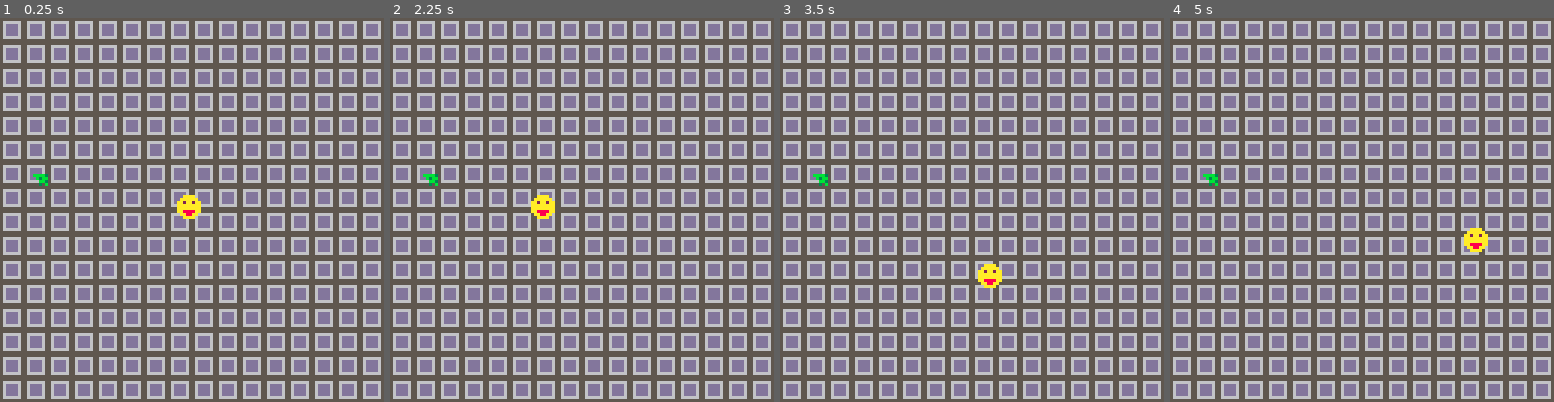
Above: before the commit, frames 1-4 (left to right).
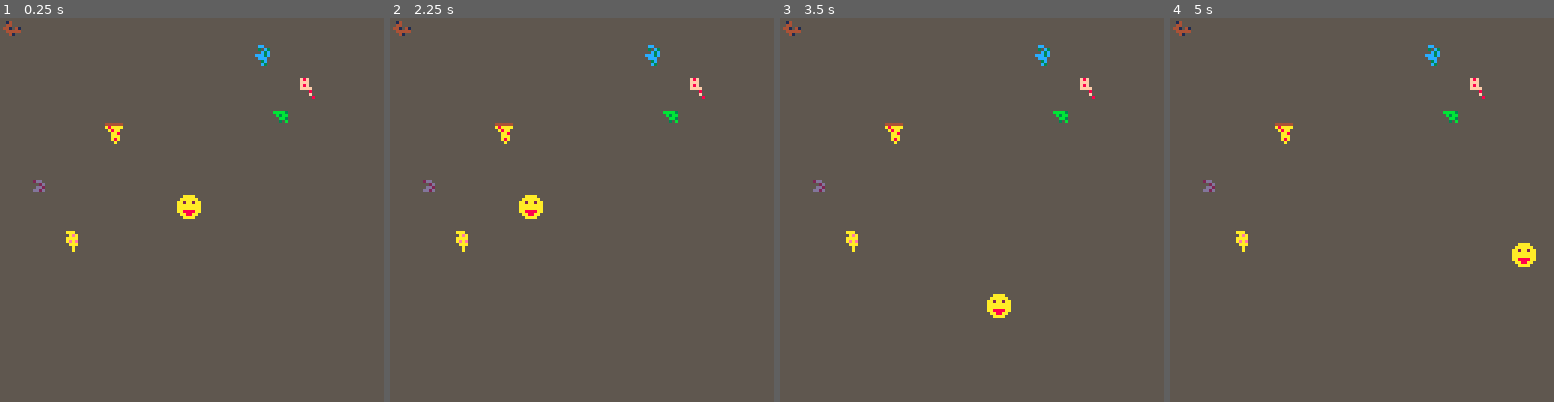
Above: after the commit, the same moments.

Repository: ParkerBacall/Shooty_Game
Game: PICO-8 cartridge shooty_game.p8
The game is run twice, just before and just after one commit, with the same random seed, the same clock (stepped at 60 frames per second) and the same inputs.
Inputs:
- Up to frame 1 (0.25 s): no input
- Up to frame 2 (2.25 s): tap O (Z key) at 0.33, 0.7, 1.43, 2.22 s; hold Left from 1.97 s (still down)
- Up to frame 3 (3.5 s): release Left at 2.37 s; hold Down 2.42-2.82 s; hold Right from 2.87 s (still down); tap O (Z key) at 3.1 s
- Up to frame 4 (5 s): release Right at 3.53 s; hold Up 3.58-4.08 s; tap O (Z key) at 3.98, 4.87 s; hold Right 4.13-4.53 s; hold Down from 4.58 s (still down)

The runs differ from the first frame. In frame 1, 57% of the frame differs, in the area x 0-100%, y 0-100%; in frame 2, 57%; in frame 3, 57%; in frame 4, 57%.

Commit message:
test background and speed

Diff:
--- a/shooty_game.p8
+++ b/shooty_game.p8
@@ -1,19 +1,22 @@
 pico-8 cartridge // http://www.pico-8.com
 version 18
 __lua__
+--update and draw
 function _update()
 	player_update()
-
+	vomit_update()
 end
 
 function _draw()
 	cls()
 	map(0,0)
 	spr(player.sp,player.x,player.y,1,1,player.flp)
-	spr(vomit.sp,vomit.x,vomit.y,1,1,player.flp)
-
+	for v in all(vomit.sp) do
+		spr(v,vomit.x[v],vomit.y[v],1,1,player.flp)
+	end
 end
 -->8
+--variables
 function _init()
 --starts first music track
 music(0)
@@ -26,13 +29,13 @@
 		h=8,
 		dx=0,
 		dy=0,
-		acc=0.5
+		acc=0.7
 	}
 
 	vomit={
-		sp=2+rnd(6),
-		x=2+ rnd(110),
-		y=2+ rnd(110),
+		sp={2,3,4,5,6,7,8},
+		x={40,90,20,34,84,7,100},
+		y={20,30,70,34,8,50,20},
 		w=8,
 		h=8,
 		dx=0,
@@ -45,6 +48,7 @@
 
 	end
 -->8
+--player update
 function player_update()
 
 	player.dx*=friction
@@ -79,14 +83,22 @@
 	player.x+=player.dx
 	player.y+=player.dy
 end
+-->8
+--vomit update
+function vomit_update()
+	vomit.dx*=friction
+	vomit.dy*=friction
+
+
+end
 __gfx__
 0000000000aaaa000000000000000000000000000000000000000000f8f000000000000055555555000000000000000000000000000000000000000000000000
-000000000aaaaaa00bbbb30000aaa0000444444000cc000000000000fff000000014000056666665000000000000000000000000000000000000000000000000
-00700700aa2aa2aa00b3bb00000aea000a8aaaa00030c30000000000f8f000000044000056dddd65000000000000000000000000000000000000000000000000
-00077000aaaaaaaa000bb30000aaaa0000a8aa00000c3c0000000000ffff00000441041056dddd65000000000000000000000000000000000000000000000000
-00077000aaaaaaaa00030b0000aeae00000aa8000ccc3c0000002dd0000800000044444056dddd65000000000000000000000000000000000000000000000000
-00700700aa8888aa00000000000aaa00000aaa0000ccc0000000002d000f00000004100056dddd65000000000000000000000000000000000000000000000000
-000000000aa88aa0000000000000a000000a8a000003c00000000dd2000080000000000056666665000000000000000000000000000000000000000000000000
+000000000aaaaaa00bbbb30000aaa0000444444000cc000000000000fff000000014000055555555000000000000000000000000000000000000000000000000
+00700700aa2aa2aa00b3bb00000aea000a8aaaa00030c30000000000f8f000000044000055555555000000000000000000000000000000000000000000000000
+00077000aaaaaaaa000bb30000aaaa0000a8aa00000c3c0000000000ffff00000441041055555555000000000000000000000000000000000000000000000000
+00077000aaaaaaaa00030b0000aeae00000aa8000ccc3c0000002dd0000800000044444055555555000000000000000000000000000000000000000000000000
+00700700aa8888aa00000000000aaa00000aaa0000ccc0000000002d000f00000004100055555555000000000000000000000000000000000000000000000000
+000000000aa88aa0000000000000a000000a8a000003c00000000dd2000080000000000055555555000000000000000000000000000000000000000000000000
 0000000000aaaa00000000000000a0000000a000000c30000000dd2d000000000000000055555555000000000000000000000000000000000000000000000000
 __map__
 0909090909090909090909090909090909090909090909090000000000000000000000000000000000000000000000000000000000000000000000000000000000000000000000000000000000000000000000000000000000000000000000000000000000000000000000000000000000000000000000000000000000000000
